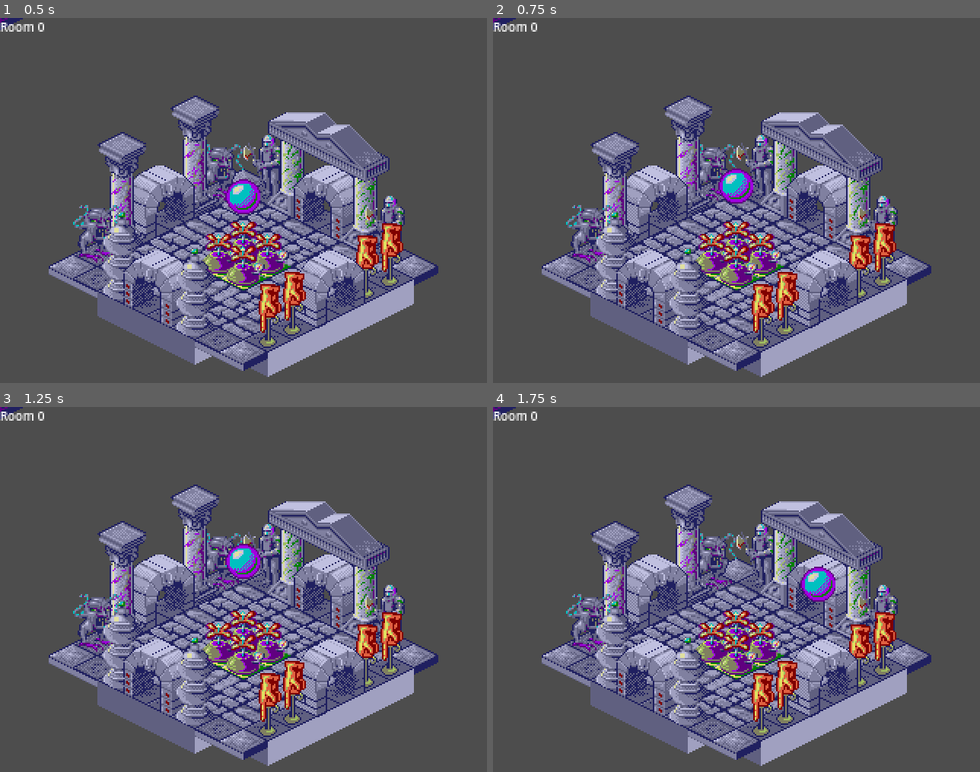
Above: before the commit, frames 1-4 (two rows, left to right).
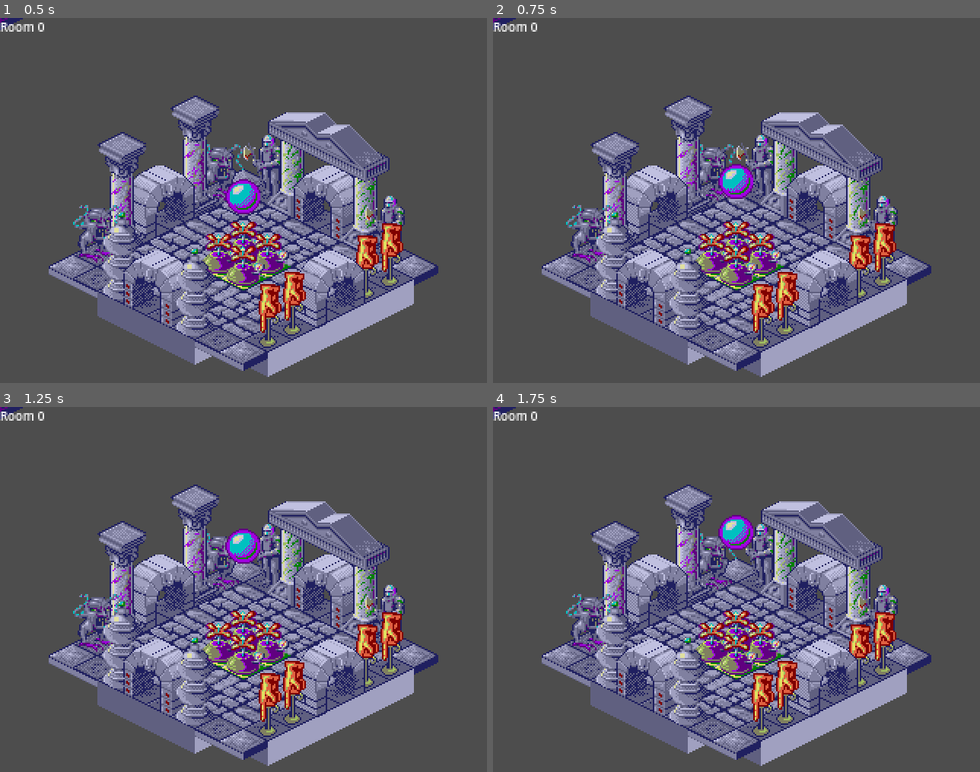
Above: after the commit, the same moments.

Repository: vmedea/godot-experiments
Game: Godot game, scene res://scenes/gameplay.tscn
Same seed, same stepped clock (60 frames per second), same inputs: the game is played once before the commit and once after it.
Inputs:
- Up to frame 1 (0.5 s): no input
- Up to frame 2 (0.75 s): tap Enter (ui_accept) at 0.5 s; hold Right (ui_right) from 0.53 s (still down); hold Enter (ui_accept) from 0.53 s (still down)
- Up to frame 3 (1.25 s): keep holding Right (ui_right); keep holding Enter (ui_accept)
- Up to frame 4 (1.75 s): release Right (ui_right) at 1.28 s; release Enter (ui_accept) at 1.28 s; hold Down (ui_down) from 1.28 s (still down); tap Enter (ui_accept) at 1.35, 1.52 s

Frame 1 is identical in both runs. In frame 2, 0.4% of the frame differs, in the area x 46-54%, y 40-51%; in frame 3, 0.8%; in frame 4, 1.1%, in the area x 46-71%, y 29-54%.

Commit message:
on-floor handling

Diff:
--- a/scenes/gameplay.gd
+++ b/scenes/gameplay.gd
@@ -8,6 +8,7 @@
 # north-west top coordinate of player, in tiles (16x16x16 pixels)
 var player_coord: Vector3
 var player_velocity: Vector3
+var player_on_floor: bool
 
 var room_id = 0
 var rooms = []
@@ -71,7 +72,7 @@
 	# y-sorting grid offset.
 	var grid_pos_s = tilemap.map_to_local(Vector2i(floor(player_coord.x + TOFS) + floor(player_coord.z), floor(player_coord.y + TOFS) + floor(player_coord.z)))
 	# y-sorting layer.
-	var layer = 10 - floor(player_coord.z) # layer
+	var layer: int = 10 - floor(player_coord.z) # layer
 	var layer_offset = Vector2(0.0, layer*16 + layer)
 	# Display position of player.
 	var local_pos = Vector2(player_coord.x - player_coord.y, player_coord.x*0.5 + player_coord.y*0.5 + player_coord.z) * Vector2(16.0, 16.0) + Vector2(16.0, 8.0)
@@ -92,6 +93,7 @@
 	place_player()
 
 func collision_check(pos: Vector3):
+	# Player box.
 	var x0 := int(floor(pos.x))
 	var x1 := int(floor(pos.x + TOFS))
 	var y0 := int(floor(pos.y))
@@ -109,7 +111,7 @@
 	#print(x0, " ", x1, " ", y0, " ", y1, " ", z0, " ", z1)
 	return true
 
-func _process(delta):
+func _physics_process(delta):
 	var speed = 0.125 * 60
 	var direction: Vector3
 	if Input.is_action_pressed('ui_up'):
@@ -125,13 +127,14 @@
 	#	$Level/Player.play("walk")
 	#else:
 	#	$Level/Player.stop()
-
-	player_velocity.x = speed * direction.x
-	player_velocity.y = speed * direction.y
+	if player_on_floor:
+		player_velocity.x = speed * direction.x
+		player_velocity.y = speed * direction.y
 
 	# Jumping
-	if Input.is_action_pressed('ui_accept'):
-		player_velocity.z = -2.0
+	if player_on_floor and Input.is_action_pressed('ui_accept'):
+		player_velocity.z = -3.0
+		player_on_floor = false
 
 	# Gravity
 	player_velocity += Vector3(0.0, 0.0, 2.0) * delta
@@ -149,6 +152,9 @@
 	new_coord = player_coord + Vector3(0.0, 0.0, player_velocity.z) * delta
 	if collision_check(new_coord):
 		player_coord = new_coord
+		player_on_floor = false
+	else:
+		player_on_floor = true
 
 	place_player()
 
